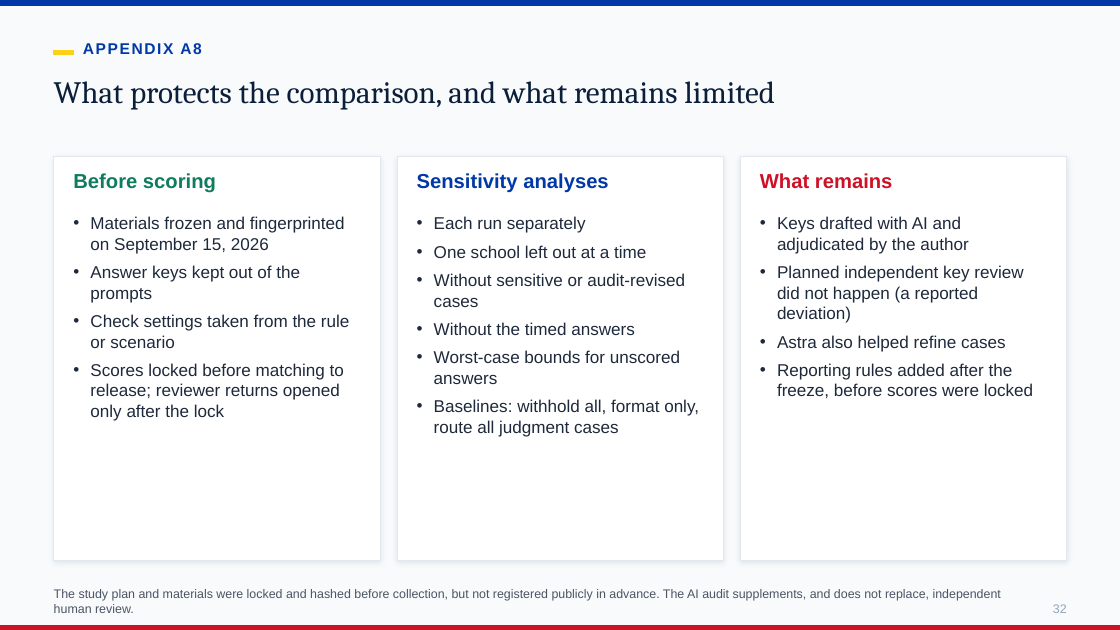
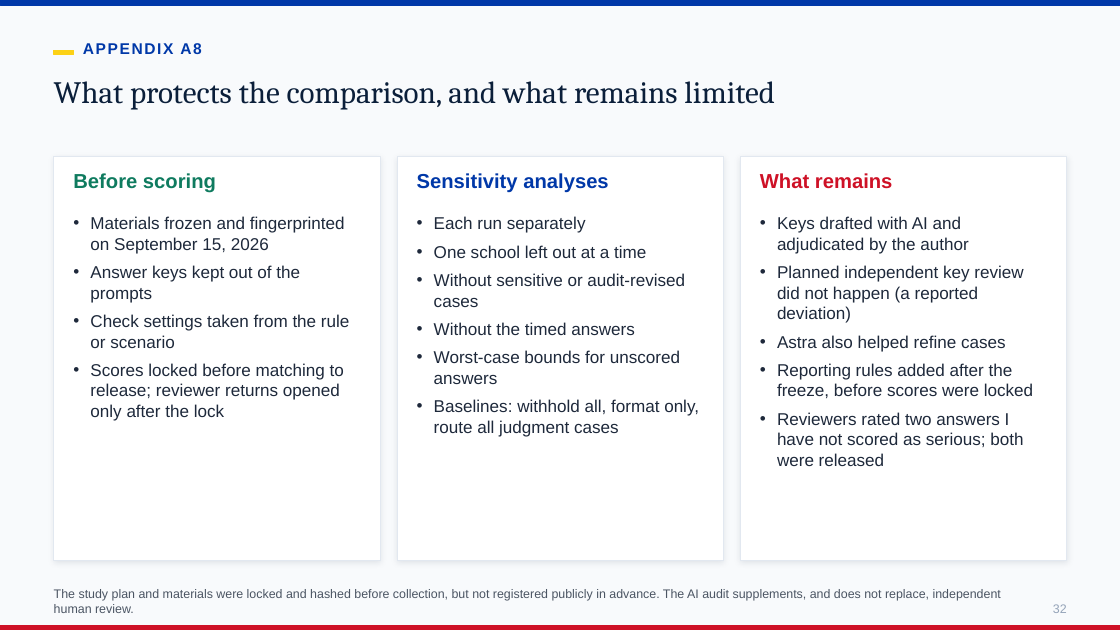
Before and after one commit to bealambitco/ai-assessment-higher-education-ph, a slide deck: slide 32 of presentation/When_Should_AI_Assist_the_Assessor_FINAL.pptx. Drawn at 1120x630 pixels with LibreOffice and Linux fonts; fonts in the diff are those of the drawing. Boxes give left, top, right and bottom in pixels: in the first picture for what was removed or moved away, otherwise in the second. Text is boxed around its words. In the diff, an @@ line names an element or a change of style, - is before the commit and + after.

Commit message:
Add the answers of reviewersin the analysis

```diff
--- a/presentation/When_Should_AI_Assist_the_Assessor_FINAL.pptx
+++ b/presentation/When_Should_AI_Assist_the_Assessor_FINAL.pptx
@@ text at bbox=[777, 412, 1023, 466]: paragraph added @@
+• Reviewers rated two answers I have not scored as serious; both were released
```
Also in this commit, not shown: 1 other slide changed, 3 other files.
